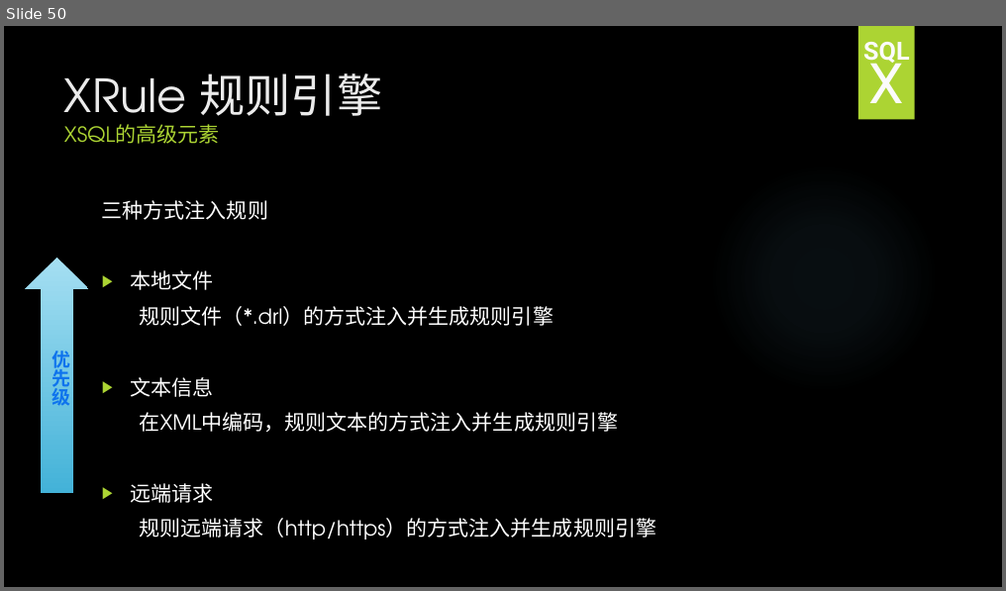
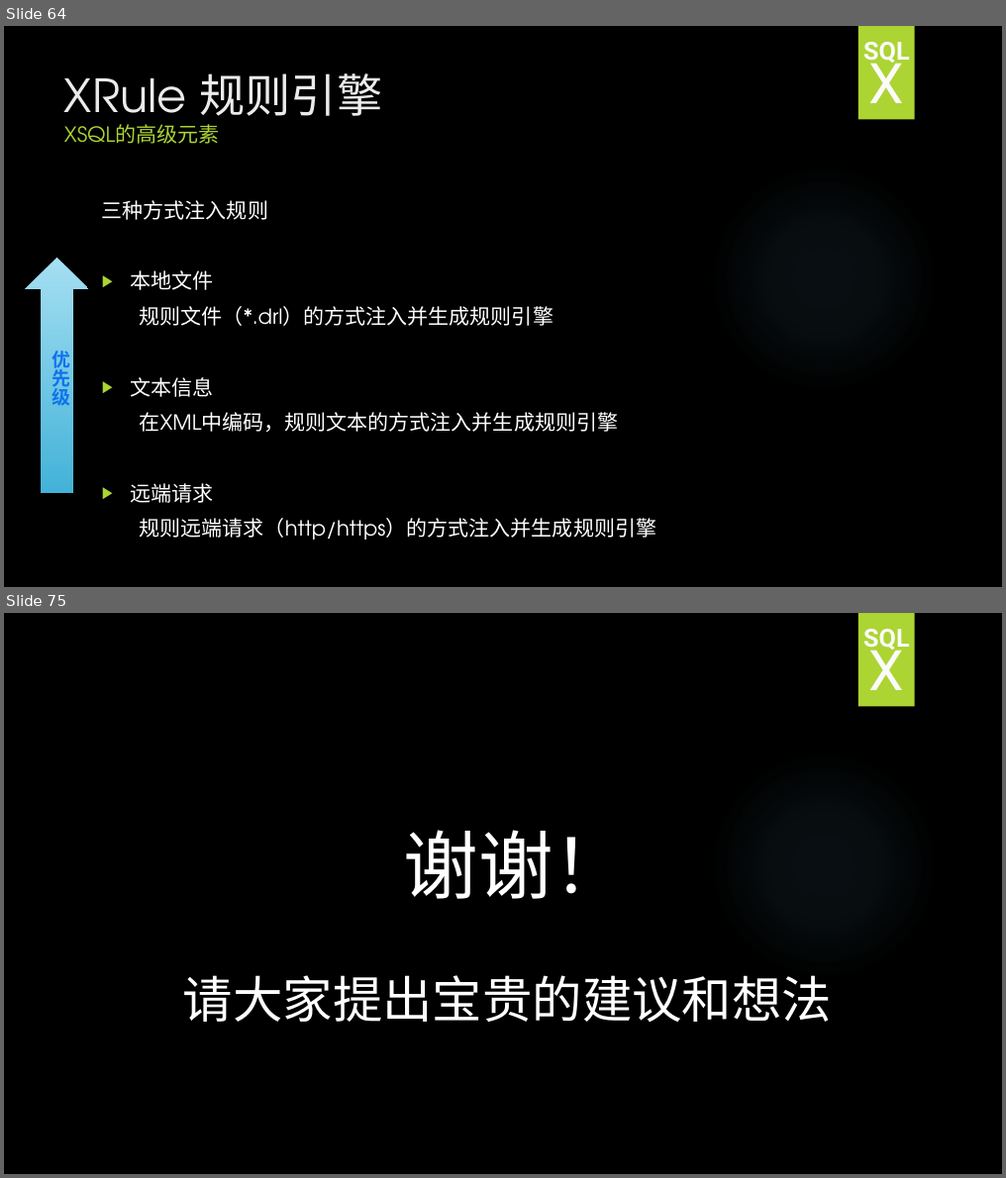
Before and after one commit to HY-ZhengWei/hy.common.XJava, a slide deck: doc/XSQL技术交流.pptx. Shown one above the other, each under a label of ours: slide 50 before the commit, slides 64 and 75 after it; the slides between them are not shown. The pictures are 1006x591 and 1006x1178 pixels, drawn with LibreOffice and Linux fonts; fonts in the diff are those of the drawing; background and template pictures are left out. Boxes give left, top, right and bottom in pixels: in the first picture for what was removed or moved away, otherwise in the second. Text is boxed around its words. In the diff, an @@ line names an element or a change of style, - is before the commit and + after.

```diff
--- a/doc/XSQL技术交流.pptx
+++ b/doc/XSQL技术交流.pptx
@@ slide 75 added at <box>4,613,1002,1174</box>, background picture (left out); not listed: 2 template elements that a slide beside it also shows @@
@@ text added at <box>863,629,910,654</box>, 24 pt, text pattern #EBEBEB on #FBFBFB, bold @@
+SQL
@@ text added at <box>868,639,903,690</box>, 54 pt, text pattern #EBEBEB on #FBFBFB @@
+X
@@ text added at <box>183,830,832,1022</box>, 48 pt, text #FFFFFF @@
+谢谢！
+请大家提出宝贵的建议和想法
@@ what was slide 50 is now slide 64 @@
```
Also in this commit, not shown: 3 slides changed, 22 other slides added, 1 slide removed, 3 other files.
